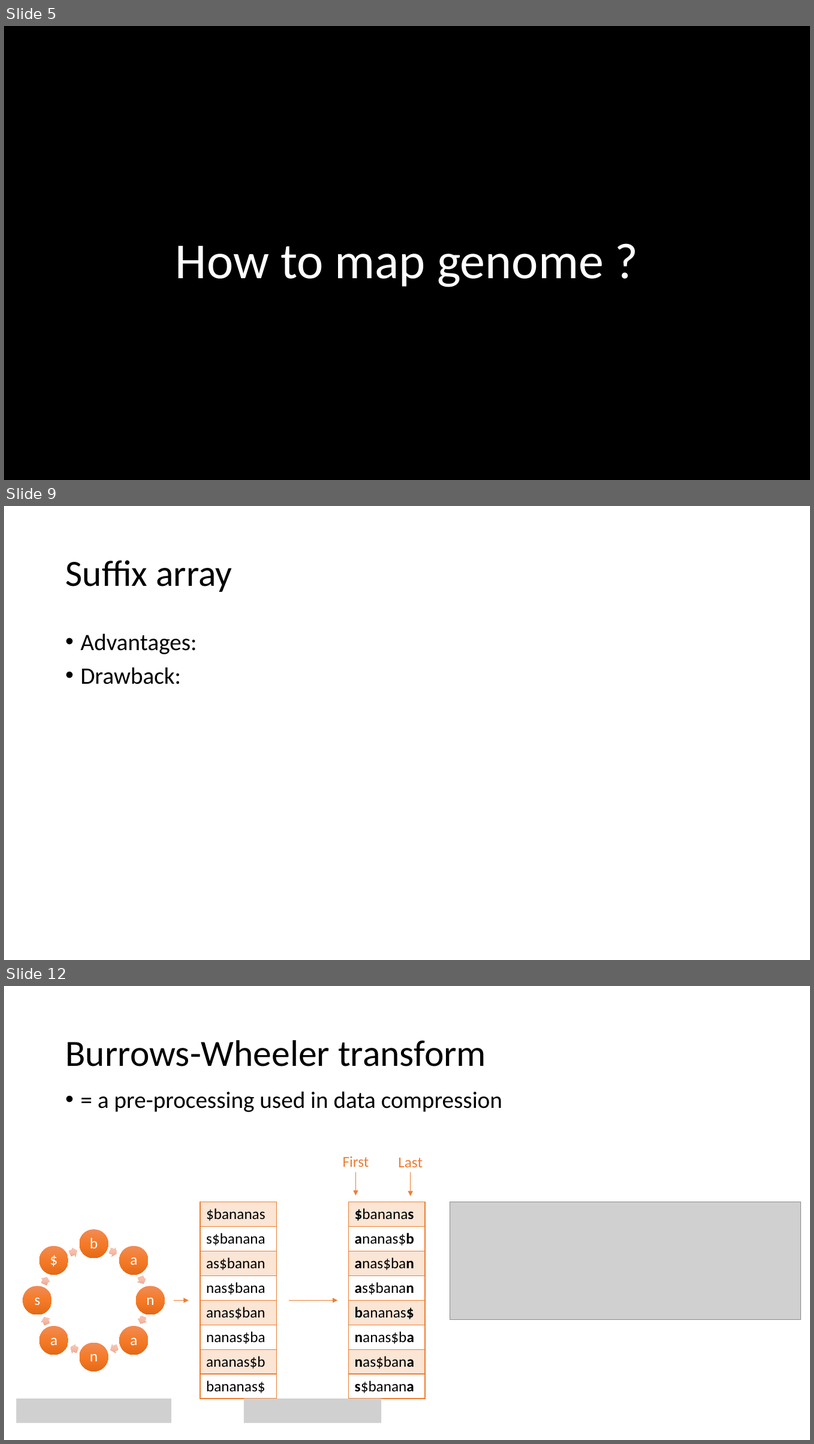
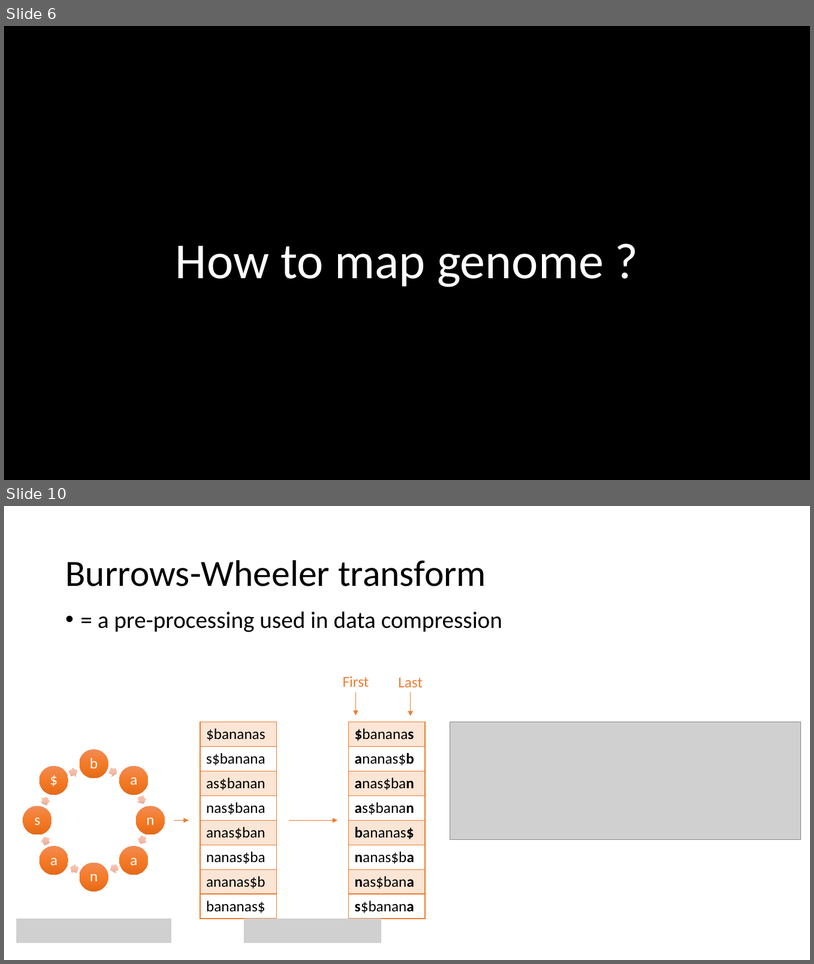
Before and after one commit to Coohrentiin/Index-structure-and-mapping, a slide deck: EXAM-Genome mapping.pptx. Shown one above the other, each under a label of ours: slides 5, 9 and 12 before the commit, slides 6 and 10 after it; the slides between them are not shown. The pictures are 814x1444 and 814x964 pixels, drawn with LibreOffice and Linux fonts; fonts in the diff are those of the drawing; grey boxes stand for pictures; background and template pictures are left out. Boxes give left, top, right and bottom in pixels: in the first picture for what was removed or moved away, otherwise in the second. Text is boxed around its words. In the diff, an @@ line names an element or a change of style, - is before the commit and + after.

```diff
--- a/EXAM-Genome mapping.pptx
+++ b/EXAM-Genome mapping.pptx
@@ slide 9 removed at <box>4,506,810,960</box>, background #FFFFFF @@
@@ title removed at <box>65,560,232,592</box> @@
-Suffix array
@@ text removed at <box>81,633,197,684</box> @@
-• Advantages:
-• Drawback:
@@ what was slide 5 is now slide 6 @@
@@ what was slide 12 is now slide 10 @@
```
Also in this commit, not shown: 5 slides changed, 2 slides added, 3 other slides removed, 1 other file.
